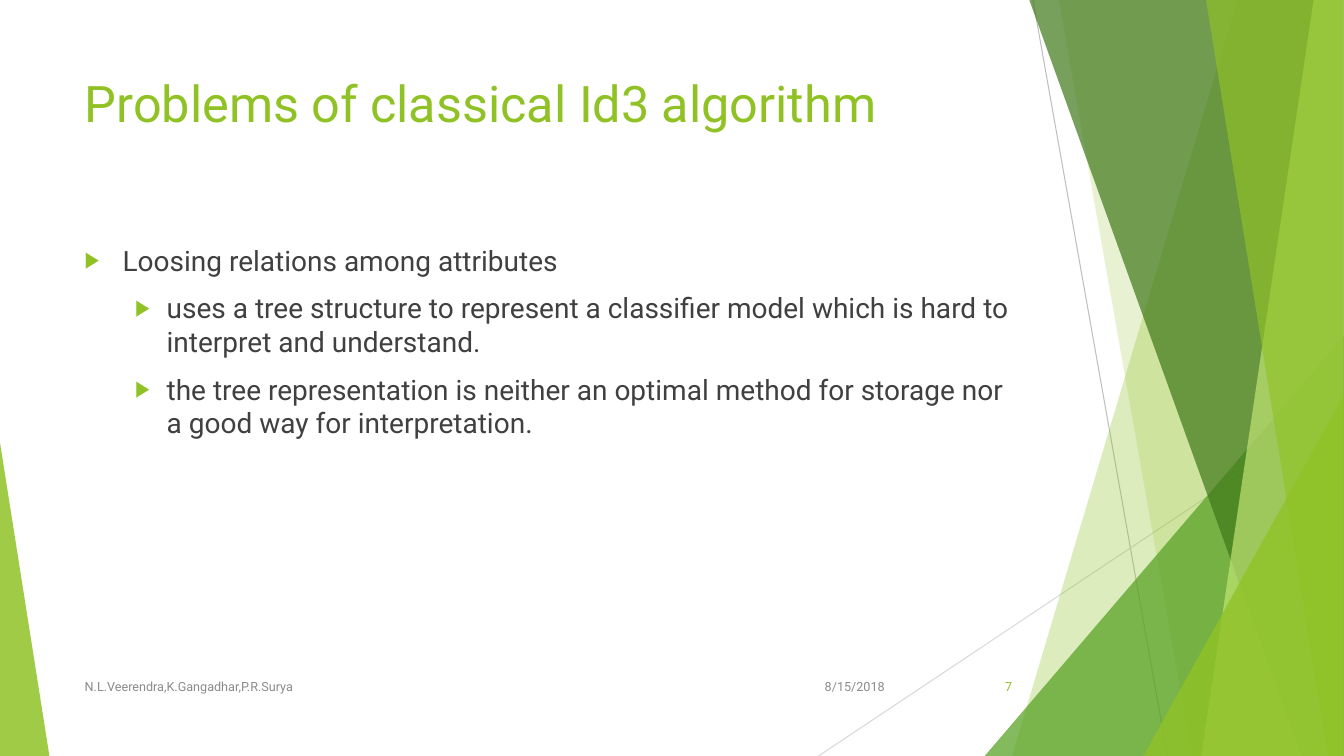
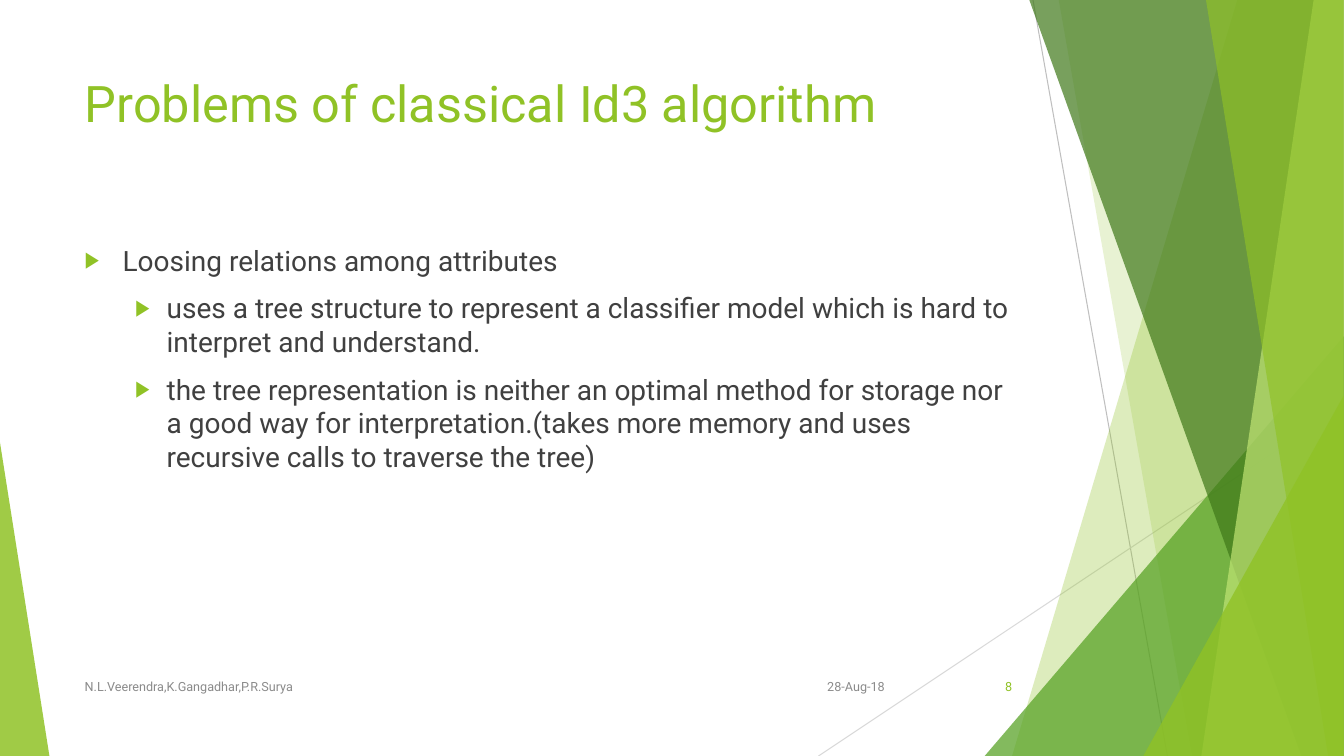
Before and after one commit to LakshmanNanisetti/MiniProject, a slide deck: slide 8 of Presentation/An improved Id3 algorithm for clinical data classification.pptx (slide 7 before the commit). Drawn at 1344x756 pixels with LibreOffice and Linux fonts; fonts in the diff are those of the drawing. Boxes give left, top, right and bottom in pixels: in the first picture for what was removed or moved away, otherwise in the second. Text is boxed around its words. In the diff, an @@ line names an element or a change of style, - is before the commit and + after.

```diff
--- a/Presentation/An improved Id3 algorithm for clinical data classification.pptx
+++ b/Presentation/An improved Id3 algorithm for clinical data classification.pptx
@@ text at bbox=[167, 378, 1003, 473]: text changed @@
-  ▶ the tree representation is neither an optimal method for storage nor a good way for interpretation.
+  ▶ the tree representation is neither an optimal method for storage nor a good way for interpretation.(takes more memory and uses recursive calls to traverse the tree)
@@ text at bbox=[827, 682, 885, 694]: text changed @@
-8/15/2018
+28-Aug-18
@@ page number at bbox=[1005, 682, 1012, 691]: text changed @@
-7
+8
```
Also in this commit, not shown: 16 other slides changed, 5 slides added, 1 other file.
